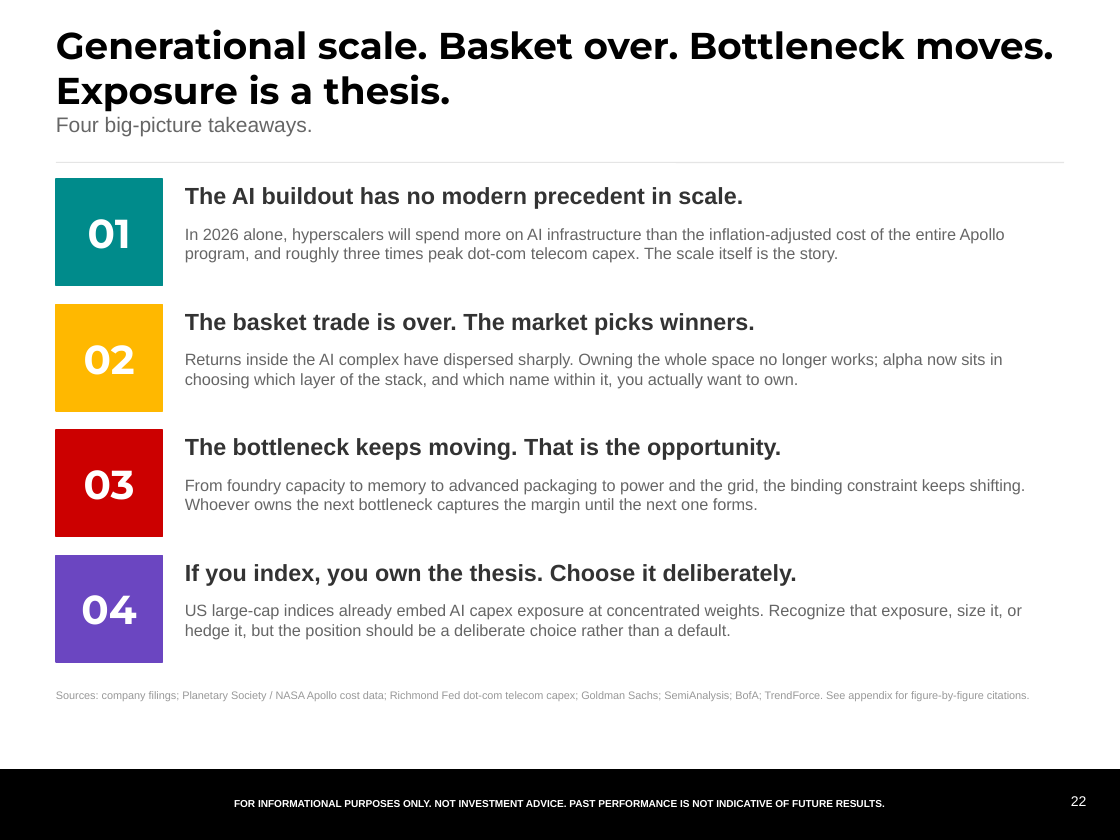
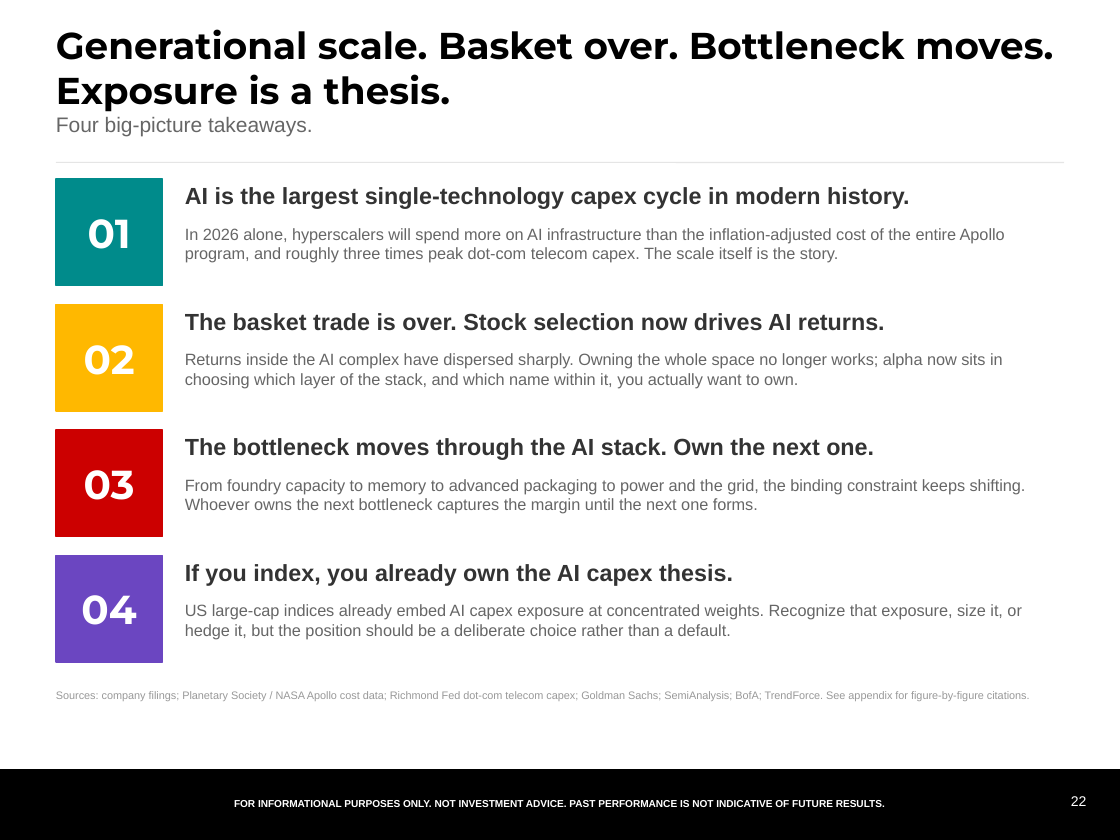
Before and after one commit to samuelcmcclellan-cell/ai-markets-deck, a slide deck: slide 22 of ai-markets-deck.pptx. Drawn at 1120x840 pixels with LibreOffice and Linux fonts; fonts in the diff are those of the drawing. Boxes give left, top, right and bottom in pixels: in the first picture for what was removed or moved away, otherwise in the second. Text is boxed around its words. In the diff, an @@ line names an element or a change of style, - is before the commit and + after.

```diff
--- a/ai-markets-deck.pptx
+++ b/ai-markets-deck.pptx
@@ text at [185,187,909,209]: text changed @@
-The AI buildout has no modern precedent in scale.
+AI is the largest single-technology capex cycle in modern history.
@@ text at [185,313,885,331]: text changed @@
-The basket trade is over. The market picks winners.
+The basket trade is over. Stock selection now drives AI returns.
@@ text at [185,438,874,460]: text changed @@
-The bottleneck keeps moving. That is the opportunity.
+The bottleneck moves through the AI stack. Own the next one.
@@ text at [185,564,733,586]: text changed @@
-If you index, you own the thesis. Choose it deliberately.
+If you index, you already own the AI capex thesis.
```
Also in this commit, not shown: 2 other files.
